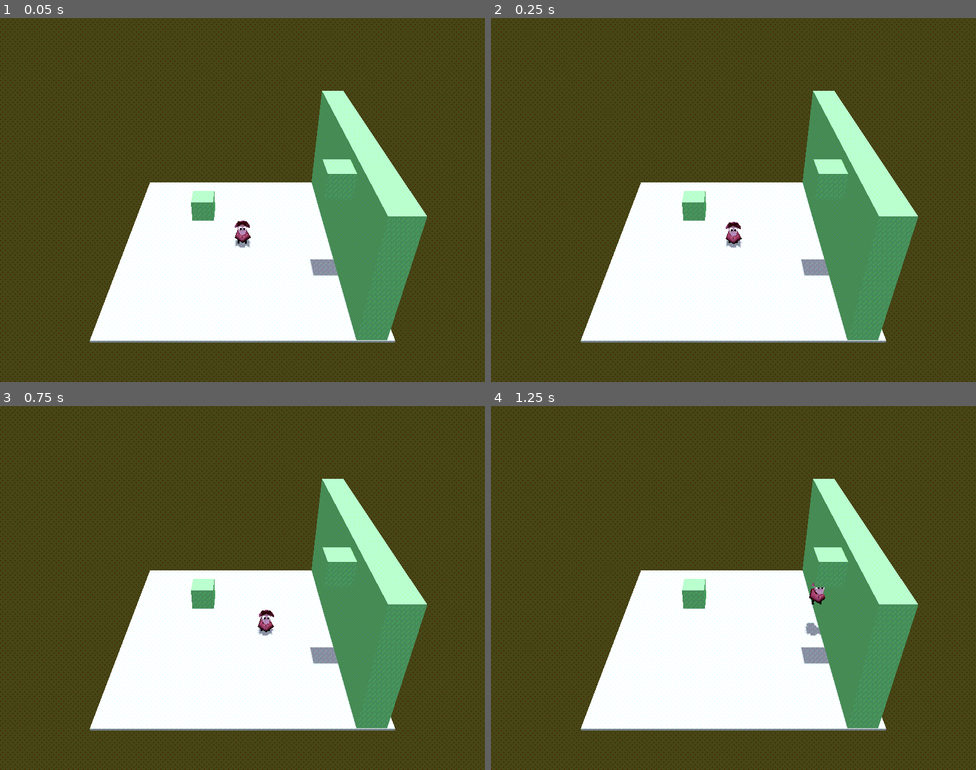
Above: before the commit, frames 1-4 (two rows, left to right).
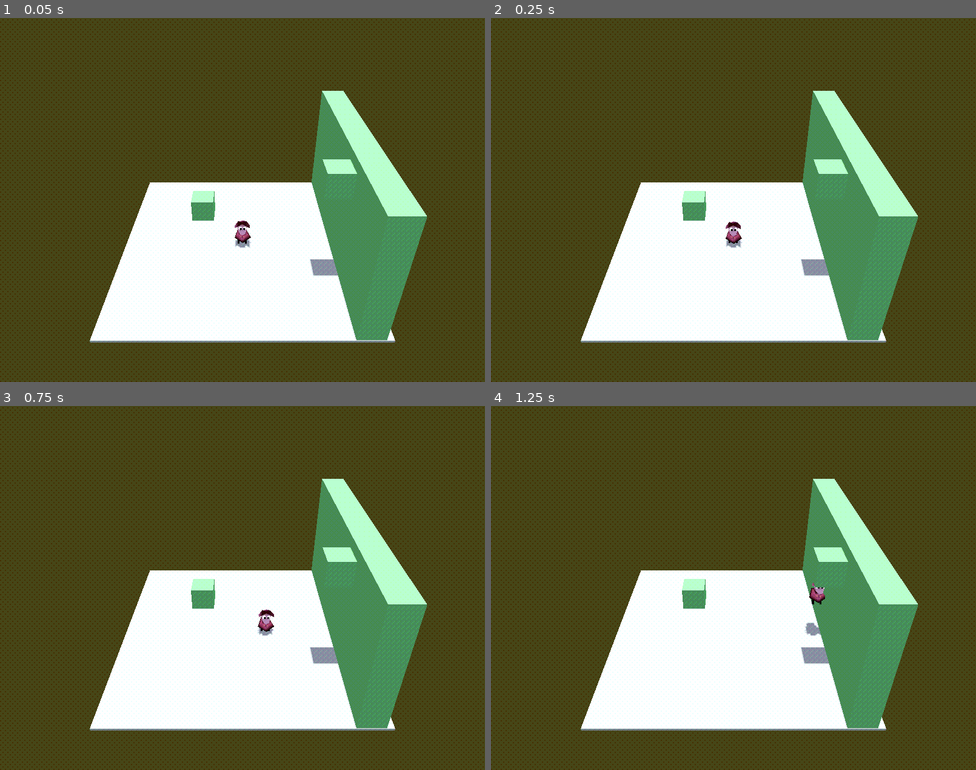
Above: after the commit, the same moments.

Repository: QualityHardwareStore/secret_garden
Game: Godot game, scene res://scenes/main.tscn
Same seed, same stepped clock (60 frames per second), same inputs: the game is played once before the commit and once after it.
Inputs (mouse positions are in pixels of both pictures, inside the frame that each line leads up to):
- Up to frame 1 (0.05 s): no input
- Up to frame 2 (0.25 s): no input
- Up to frame 3 (0.75 s): tap Enter at 0.5 s; move the mouse to (349, 569) at 0.52 s; hold D (right) from 0.53 s (still down); hold Right mouse button (move_camera) from 0.53 s (still down)
- Up to frame 4 (1.25 s): keep holding D (right); keep holding Right mouse button (move_camera); tap Space (jump) at 0.77 s

Frame 1 is identical in both runs. In frame 2, less than 0.1% of the frame differs, in the area x 48-52%, y 55-63%; in frame 3, less than 0.1%; in frame 4, less than 0.1%.

Commit message:
asdf
asdf

Diff:
--- a/scenes/main.tscn
+++ b/scenes/main.tscn
@@ -113,7 +113,7 @@
 [node name="tatu" parent="SubViewportContainer/SubViewport/game/CharacterBody3D" instance=ExtResource("2_rnij2")]
 
 [node name="CollisionShape3D" type="CollisionShape3D" parent="SubViewportContainer/SubViewport/game/CharacterBody3D"]
-transform = Transform3D(1, 0, 0, 0, 1, 0, 0, 0, 1, 0, 0.573966, 0)
+transform = Transform3D(1, 0, 0, 0, 1, 0, 0, 0, 1, 0, 0.559624, 0)
 shape = SubResource("CapsuleShape3D_qrpsc")
 
 [node name="maze" type="Node3D" parent="SubViewportContainer/SubViewport/game" groups=["real"]]
--- a/scripts/character_body_3d.gd
+++ b/scripts/character_body_3d.gd
@@ -34,6 +34,12 @@
 		velocity.z = move_toward(velocity.z, 0, SPEED)
 
 
+	# make model face direction
+
+
+
+
+
 	move_and_slide()
 
 	#debugging shit
